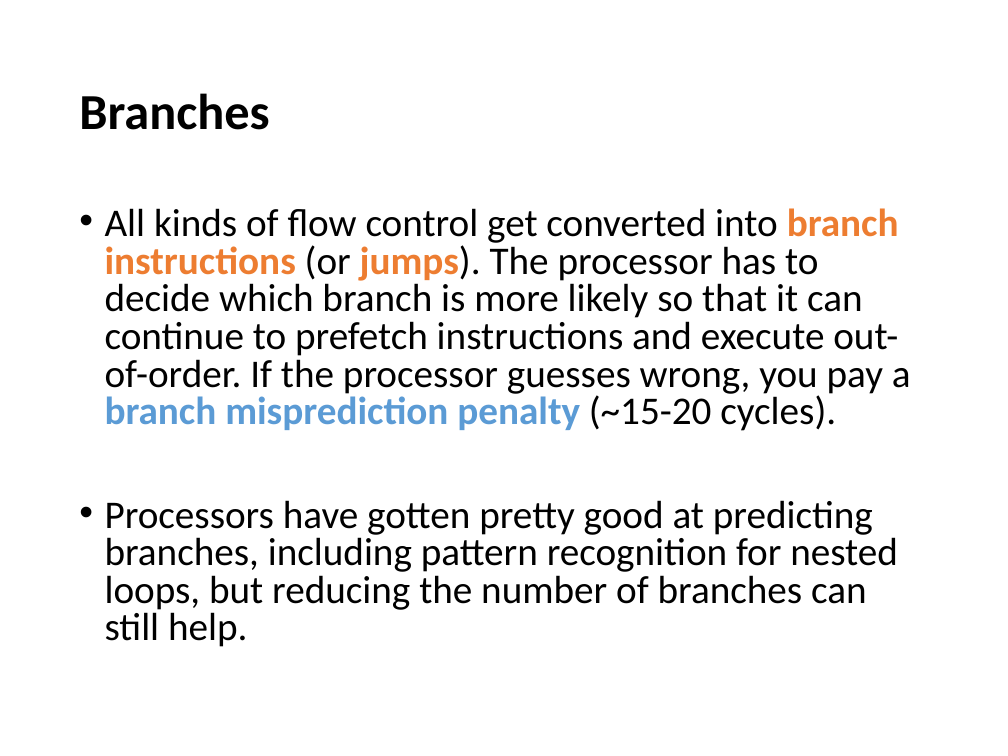
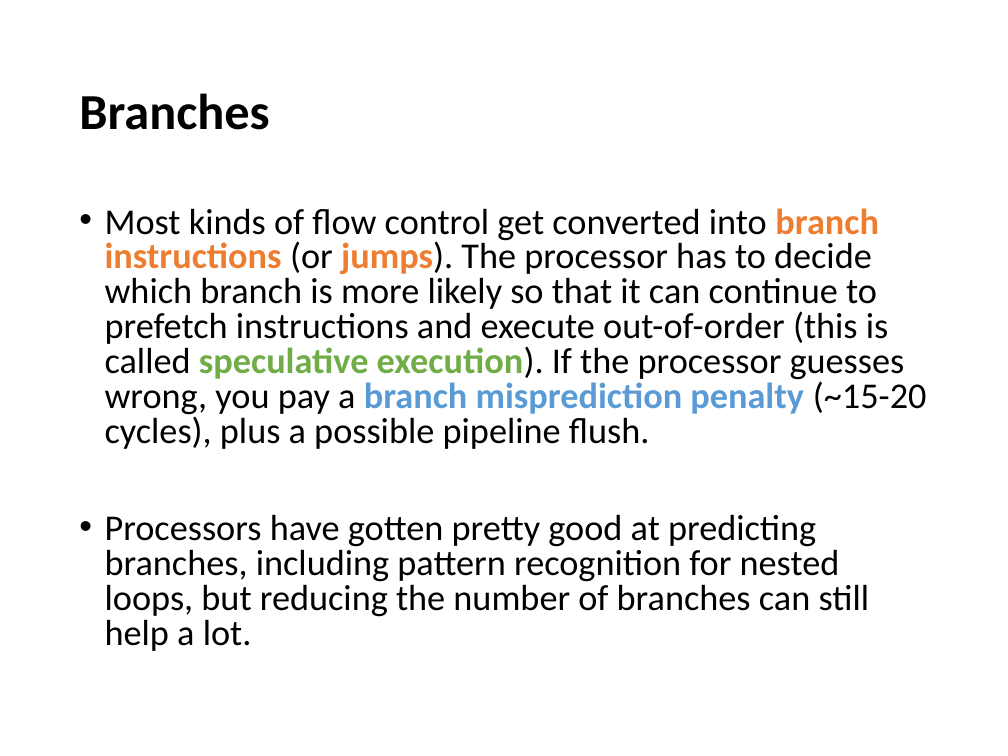
Before and after one commit to devinamatthews/molssi-sss-2017, a slide deck: slide 12 of lectures/architecture.pptx. Drawn at 1008x756 pixels with LibreOffice and Linux fonts; fonts in the diff are those of the drawing. Boxes give left, top, right and bottom in pixels: in the first picture for what was removed or moved away, otherwise in the second. Text is boxed around its words. In the diff, an @@ line names an element or a change of style, - is before the commit and + after.

```diff
--- a/lectures/architecture.pptx
+++ b/lectures/architecture.pptx
@@ text at box(105, 208, 927, 651): text changed; size 28 to 25.9 pt @@
-• All kinds of flow control get converted into branch instructions (or jumps). The processor has to decide which branch is more likely so that it can continue to prefetch instructions and execute out-of-order. If the processor guesses wrong, you pay a branch misprediction penalty (~15-20 cycles).
-• Processors have gotten pretty good at predicting branches, including pattern recognition for nested loops, but reducing the number of branches can still help.
+• Most kinds of flow control get converted into branch instructions (or jumps). The processor has to decide which branch is more likely so that it can continue to prefetch instructions and execute out-of-order (this is called speculative execution). If the processor guesses wrong, you pay a branch misprediction penalty (~15-20 cycles), plus a possible pipeline flush.
+• Processors have gotten pretty good at predicting branches, including pattern recognition for nested loops, but reducing the number of branches can still help a lot.
```
Also in this commit, not shown: 9 other slides changed, 14 slides added, 5 other files.
